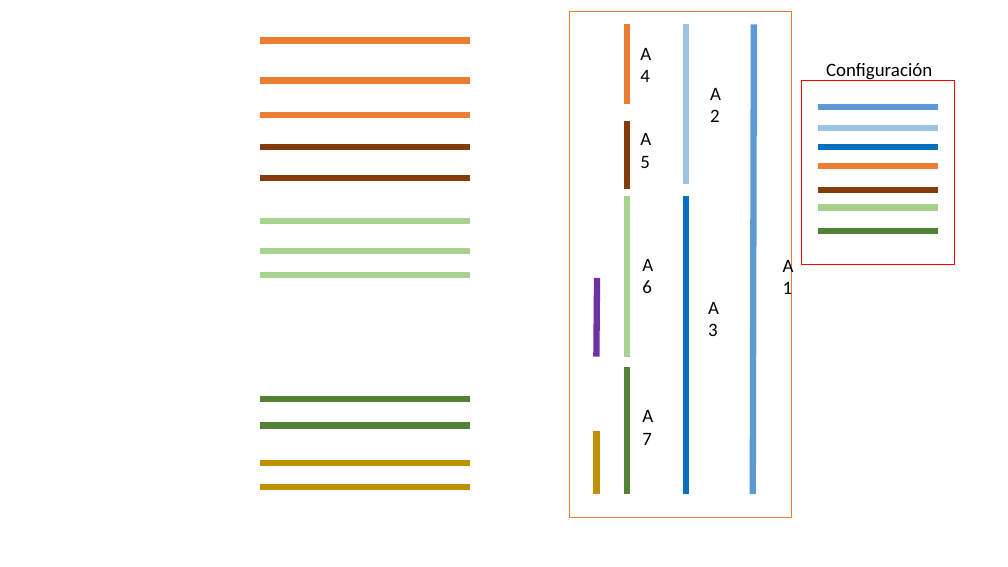
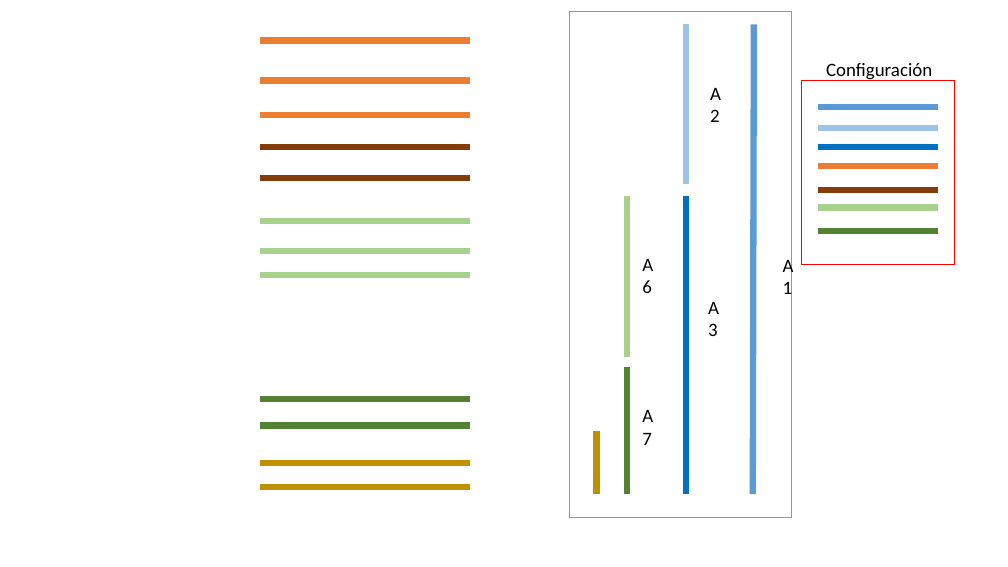
Before and after one commit to 4mbk0r/proyecto-utraid, a slide deck: slide 4 of diseño/Presentación1.pptx. Drawn at 1008x567 pixels with LibreOffice and Linux fonts; fonts in the diff are those of the drawing. Boxes give left, top, right and bottom in pixels: in the first picture for what was removed or moved away, otherwise in the second. Text is boxed around its words. In the diff, an @@ line names an element or a change of style, - is before the commit and + after.

```diff
--- a/diseño/Presentación1.pptx
+++ b/diseño/Presentación1.pptx
@@ group removed at (597, 24, 651, 357): 3 lines, 2 texts @@
-A
-4
-A
-5
```
Also in this commit, not shown: 1 other slide changed, 15 other files.
